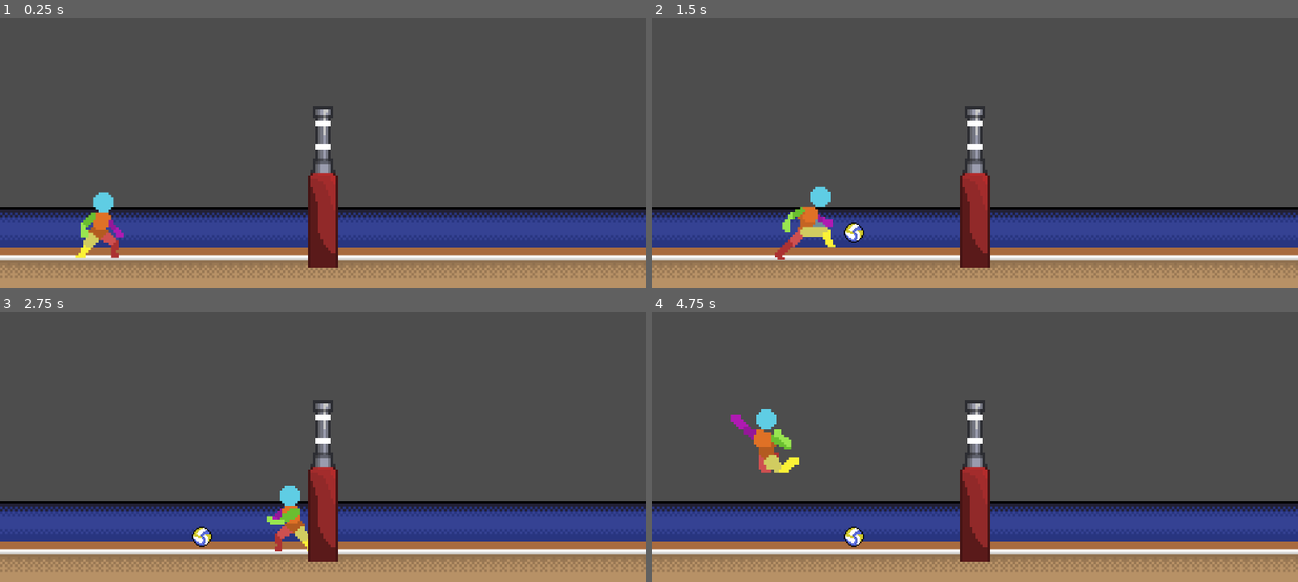
Above: before the commit, frames 1-4 (two rows, left to right).
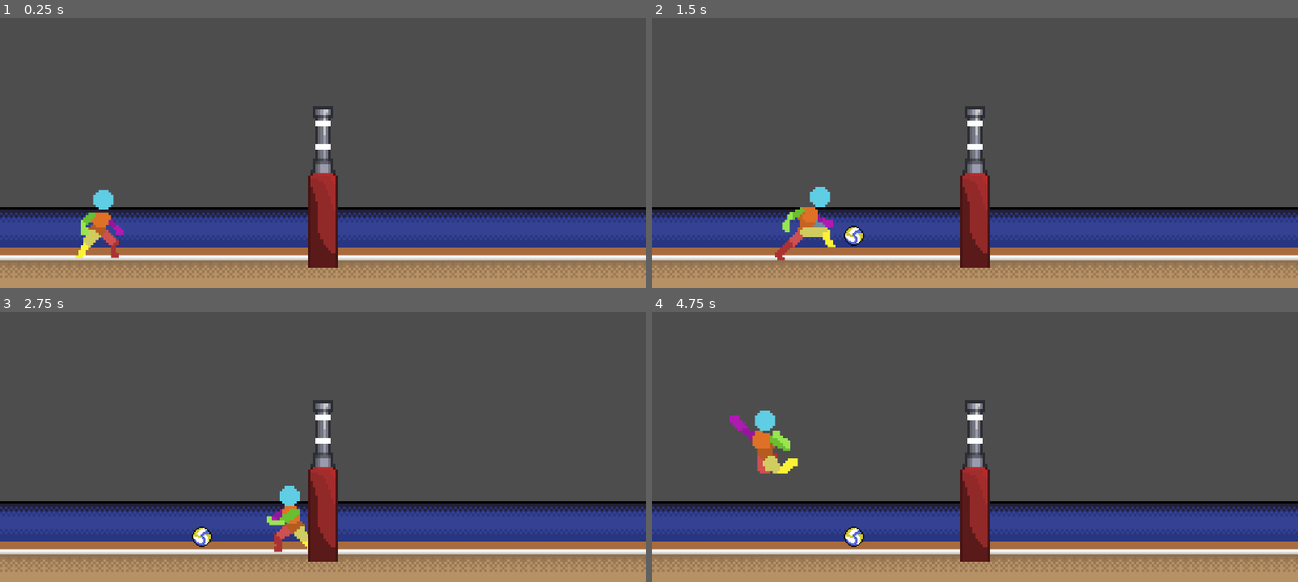
Above: after the commit, the same moments.

Repository: wonderdip/Arcade-Game
Game: Godot game, scene res://Scenes/world.tscn
Two runs of this game, one before a commit and one after it. Both use one fixed random seed, a clock stepped at 60 frames per second and the inputs below.
Inputs:
- Up to frame 1 (0.25 s): no input
- Up to frame 2 (1.5 s): hold C (Bump) 0.53-1.28 s; hold Right (right) from 0.53 s (still down); tap W (jump) at 0.77 s; tap E (hit) at 0.8, 1.35 s
- Up to frame 3 (2.75 s): tap W (jump) at 1.52 s; tap C (Bump) at 1.55 s; release Right (right) at 2.03 s; hold A (left) from 2.03 s (still down); hold C (Bump) from 2.03 s (still down); tap E (hit) at 2.3 s
- Up to frame 4 (4.75 s): tap Enter at 2.75 s; release A (left) at 2.78 s; release C (Bump) at 2.78 s; hold Right (right) 2.78-4.28 s; tap E (hit) at 2.85, 3.8, 4.35 s; tap W (jump) at 3.02, 3.77, 4.52 s; tap C (Bump) at 3.05, 4.55 s; hold C (Bump) 3.53-4.28 s; hold A (left) from 4.28 s (still down)

The runs differ from the first frame. In frame 1, 0.3% of the frame differs, in the area x 12-20%, y 63-89%; in frame 2, 0.3%; in frame 3, 0.1%; in frame 4, 0.4%, in the area x 12-33%, y 35-86%.

Commit message:
trying to fix bumping

Diff:
--- a/Scenes/ball.tscn
+++ b/Scenes/ball.tscn
@@ -11,11 +11,12 @@
 
 [node name="Ball" type="RigidBody2D" groups=["ball"]]
 collision_layer = 2
-collision_mask = 44
+collision_mask = 108
 collision_priority = 20.0
 mass = 0.1
 physics_material_override = SubResource("PhysicsMaterial_d60mj")
 gravity_scale = 0.8
+continuous_cd = 2
 linear_damp = 0.5
 angular_damp = 1.0
 
--- a/Scenes/player_arms.tscn
+++ b/Scenes/player_arms.tscn
@@ -2,6 +2,47 @@
 
 [ext_resource type="Script" uid="uid://drtktdqtjnlbe" path="res://Scripts/player_arms.gd" id="1_f6qgc"]
 [ext_resource type="Texture2D" uid="uid://b7i0opriskteg" path="res://Assets/Characters/arms sprite-Sheet.png" id="1_t0651"]
+
+[sub_resource type="Animation" id="Animation_5llls"]
+resource_name = "Bump"
+loop_mode = 1
+step = 1.0
+tracks/0/type = "value"
+tracks/0/imported = false
+tracks/0/enabled = true
+tracks/0/path = NodePath("ArmSprite:frame")
+tracks/0/interp = 1
+tracks/0/loop_wrap = true
+tracks/0/keys = {
+"times": PackedFloat32Array(0),
+"transitions": PackedFloat32Array(1),
+"update": 1,
+"values": [7]
+}
+tracks/1/type = "value"
+tracks/1/imported = false
+tracks/1/enabled = true
+tracks/1/path = NodePath("CollisionShape2D:position")
+tracks/1/interp = 1
+tracks/1/loop_wrap = true
+tracks/1/keys = {
+"times": PackedFloat32Array(0),
+"transitions": PackedFloat32Array(1),
+"update": 0,
+"values": [Vector2(5, 1)]
+}
+tracks/2/type = "value"
+tracks/2/imported = false
+tracks/2/enabled = true
+tracks/2/path = NodePath("CollisionShape2D:rotation")
+tracks/2/interp = 1
+tracks/2/loop_wrap = true
+tracks/2/keys = {
+"times": PackedFloat32Array(0),
+"transitions": PackedFloat32Array(1),
+"update": 0,
+"values": [1.6231562]
+}
 
 [sub_resource type="Animation" id="Animation_f6qgc"]
 resource_name = "Hit"
@@ -82,47 +123,6 @@
 "values": [0.2617994]
 }
 
-[sub_resource type="Animation" id="Animation_5llls"]
-resource_name = "Bump"
-loop_mode = 1
-step = 1.0
-tracks/0/type = "value"
-tracks/0/imported = false
-tracks/0/enabled = true
-tracks/0/path = NodePath("ArmSprite:frame")
-tracks/0/interp = 1
-tracks/0/loop_wrap = true
-tracks/0/keys = {
-"times": PackedFloat32Array(0),
-"transitions": PackedFloat32Array(1),
-"update": 1,
-"values": [7]
-}
-tracks/1/type = "value"
-tracks/1/imported = false
-tracks/1/enabled = true
-tracks/1/path = NodePath("CollisionShape2D:position")
-tracks/1/interp = 1
-tracks/1/loop_wrap = true
-tracks/1/keys = {
-"times": PackedFloat32Array(0),
-"transitions": PackedFloat32Array(1),
-"update": 0,
-"values": [Vector2(3, 1)]
-}
-tracks/2/type = "value"
-tracks/2/imported = false
-tracks/2/enabled = true
-tracks/2/path = NodePath("CollisionShape2D:rotation")
-tracks/2/interp = 1
-tracks/2/loop_wrap = true
-tracks/2/keys = {
-"times": PackedFloat32Array(0),
-"transitions": PackedFloat32Array(1),
-"update": 0,
-"values": [1.7795215]
-}
-
 [sub_resource type="AnimationLibrary" id="AnimationLibrary_5llls"]
 _data = {
 &"Bump": SubResource("Animation_5llls"),
@@ -131,12 +131,15 @@
 }
 
 [sub_resource type="CapsuleShape2D" id="CapsuleShape2D_ism15"]
-radius = 0.9659252
-height = 21.389074
+radius = 1.0
+height = 22.0
 
 [node name="Player Arms" type="Area2D"]
+collision_layer = 64
 collision_mask = 2
 script = ExtResource("1_f6qgc")
+bump_force = 2.0
+bump_upward_force = -40.0
 
 [node name="AnimationPlayer" type="AnimationPlayer" parent="."]
 libraries = {
--- a/Scripts/player_arms.gd
+++ b/Scripts/player_arms.gd
@@ -7,6 +7,7 @@
 var is_hitting: bool = false
 var is_bumping: bool = false
 var facing_right: bool = true  # Track which direction we're facing
+var hit_bodies: Array = []  # Track bodies we've already hit this swing
 
 @export var hit_force: float = 20.0
 @export var upward_force: float = -20.0
@@ -15,59 +16,84 @@
 @export var bump_upward_force: float = -60.0  # bump should lift more than hit
 
 
+func _ready():
+	# Make sure monitoring is enabled from the start
+	monitoring = true
+	monitorable = true
+	# Connect to body entered if not already connected in scene
+	if not body_entered.is_connected(_on_body_entered):
+		body_entered.connect(_on_body_entered)
+
+
 func swing():
 	if not is_hitting and not is_bumping:  # Don't hit while bumping
 		is_hitting = true
+		hit_bodies.clear()  # Reset hit tracking
 		visible = true
-		monitoring = true
+		# Monitoring should already be true from _ready
 		anim.play("Hit")
 
 
 func bump():
 	if not is_bumping and not is_hitting:  # Don't bump while hitting
 		is_bumping = true
+		hit_bodies.clear()  # Reset hit tracking
 		visible = true
-		monitoring = true
+		# Monitoring should already be true from _ready
 		anim.play("Bump")
 
 func stop_bump():
 	# Called when player releases bump button
 	if is_bumping:
 		is_bumping = false
+		hit_bodies.clear()
 		anim.stop()
 		anim.play("RESET")  # Reset to default pose
 		visible = false
-		monitoring = false
 
 func stop_hit():
 	if is_hitting:
 		is_hitting = false
+		hit_bodies.clear()
 		anim.stop()
 		anim.play("RESET")
 		visible = false
-		monitoring = false
 
 func _on_animation_player_animation_finished(anim_name: StringName) -> void:
 	if anim_name == "Hit":
 		is_hitting = false
+		hit_bodies.clear()
 		visible = false
-		monitoring = false
 	elif anim_name == "Bump":
 		# Bump animation finished naturally (shouldn't happen since it loops)
 		is_bumping = false
+		hit_bodies.clear()
 		visible = false
-		monitoring = false
 
 func _on_body_entered(body: Node2D) -> void:
+	# Only process if we're actually swinging/bumping and haven't hit this body yet
+	if not (is_hitting or is_bumping):
+		return
+
 	if body.is_in_group("ball") and body is RigidBody2D:
+		# Prevent hitting the same ball multiple times in one swing
+		if body in hit_bodies:
+			return
+
+		hit_bodies.append(body)
+
 		var direction = Vector2(1, 0)
 		if not facing_right:
 			direction = Vector2(-1, 0)
 
 		if is_hitting:
-			body.apply_impulse(direction * hit_force + Vector2(0, upward_force))
+			var impulse = direction * hit_force + Vector2(0, upward_force)
+			body.apply_impulse(impulse)
+			print("Hit! Impulse: ", impulse)  # Debug
 		elif is_bumping:
-			body.apply_impulse(direction * bump_force + Vector2(0, bump_upward_force))
+			var impulse = direction * bump_force + Vector2(0, bump_upward_force)
+			body.apply_impulse(impulse)
+			print("Bump! Impulse: ", impulse)  # Debug
 
 func sprite_direction(sprite_dir):
 	var should_face_right = true
--- a/project.godot
+++ b/project.godot
@@ -67,6 +67,12 @@
 2d_physics/layer_4="Side Walls"
 2d_physics/layer_5="Middle Wall"
 2d_physics/layer_6="Pole"
+2d_physics/layer_7="Arms"
+
+[physics]
+
+common/physics_ticks_per_second=80
+common/physics_jitter_fix=0.6
 
 [rendering]
 
